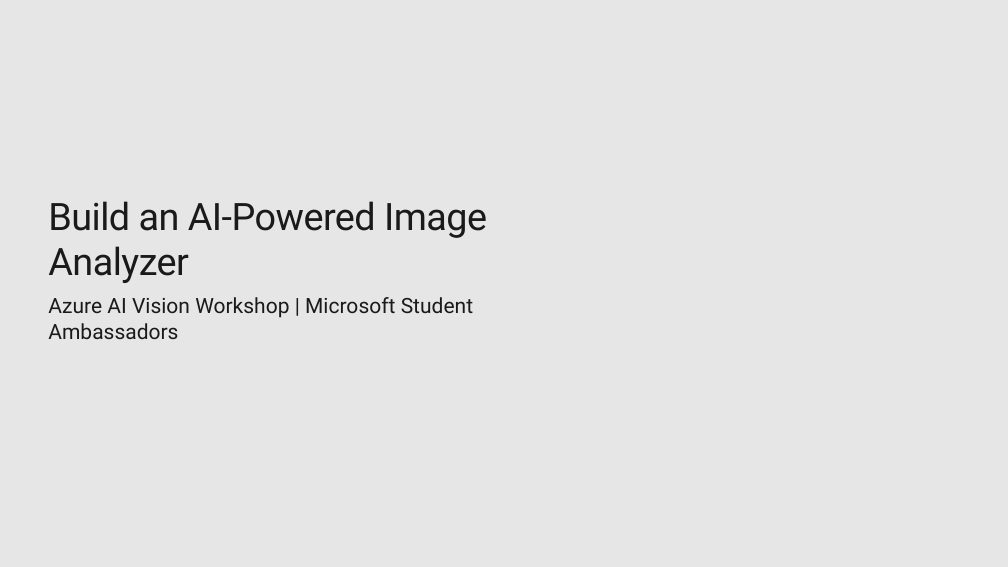
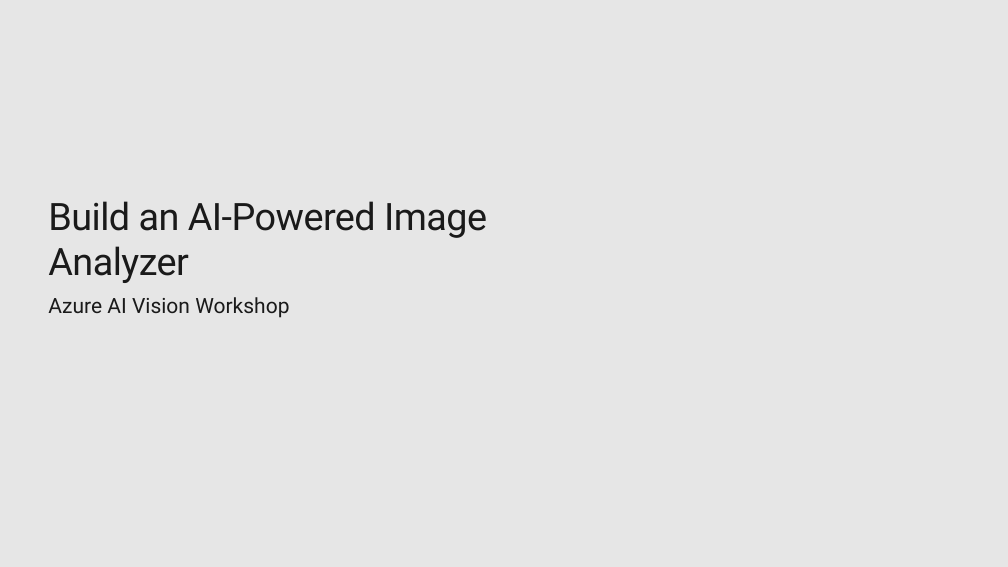
Before and after one commit to jainal09/azure-ai-vision-workshop, a slide deck: slide 2 of Azure_AI_Vision_Workshop.pptx. Drawn at 1008x567 pixels with LibreOffice and Linux fonts; fonts in the diff are those of the drawing; background and template pictures are left out. Boxes give left, top, right and bottom in pixels: in the first picture for what was removed or moved away, otherwise in the second. Text is boxed around its words. In the diff, an @@ line names an element or a change of style, - is before the commit and + after.

```diff
--- a/Azure_AI_Vision_Workshop.pptx
+++ b/Azure_AI_Vision_Workshop.pptx
@@ text at [48, 297, 289, 318]: text changed @@
-Azure AI Vision Workshop | Microsoft Student Ambassadors
+Azure AI Vision Workshop
```
Also in this commit, not shown: 1 other slide changed, 1 slide added, 1 other file.
